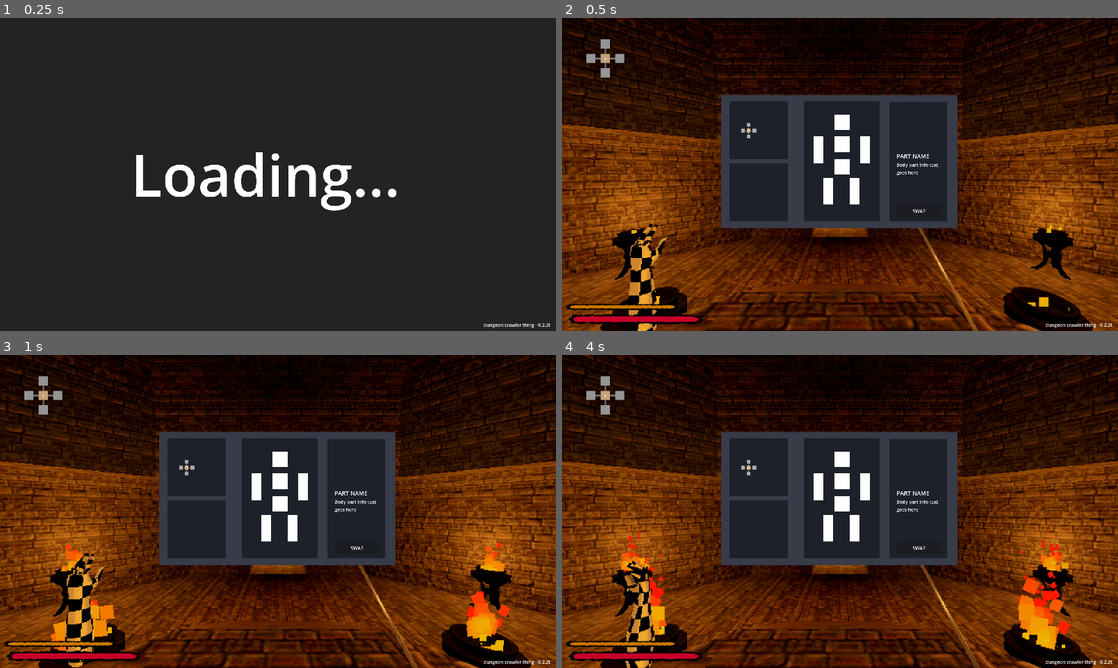
Above: before the commit, frames 1-4 (two rows, left to right).
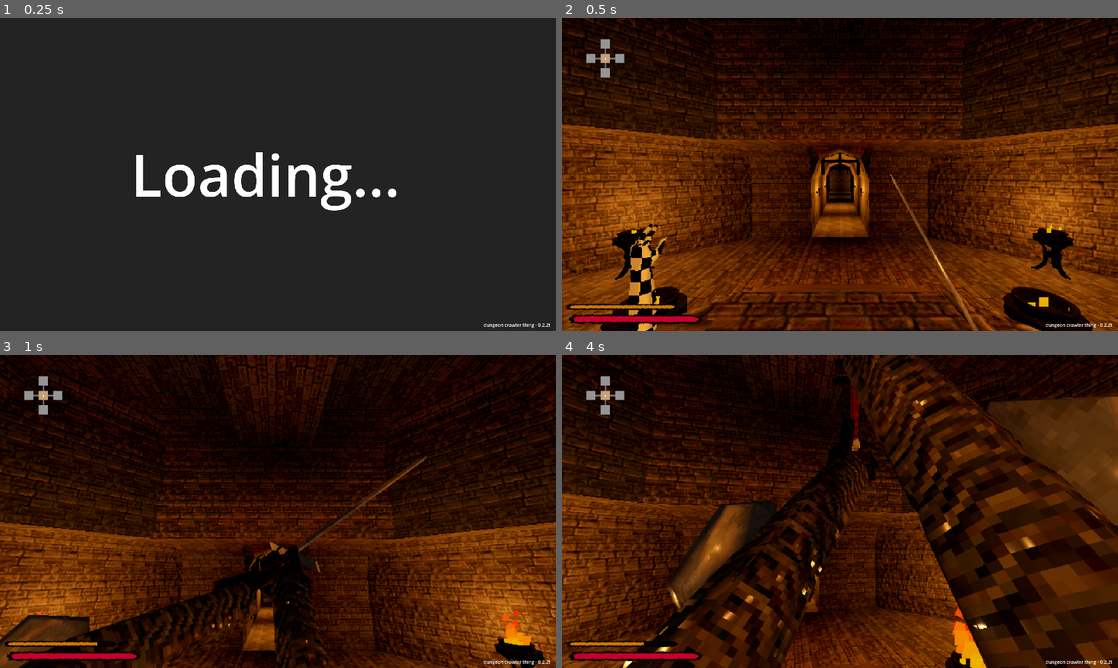
Above: after the commit, the same moments.

Repository: coat-soup/godot-wild-jam-77
Game: Godot game, scene res://levels/resolution_test.tscn
The game is run twice, just before and just after one commit, with the same random seed, the same clock (stepped at 60 frames per second) and the same inputs.
Inputs (mouse positions are in pixels of both pictures, inside the frame that each line leads up to):
- Up to frame 1 (0.25 s): no input
- Up to frame 2 (0.5 s): no input
- Up to frame 3 (1 s): click (278, 458) at 0.52 s
- Up to frame 4 (4 s): click (840, 480) at 1.27 s; click (840, 505) at 2.02 s; click (817, 486) at 2.77 s; click (867, 486) at 3.52 s

Frame 1 is identical in both runs. In frame 2, 18% of the frame differs, in the area x 28-72%, y 24-68%; in frame 3, 62%; in frame 4, 65%, in the area x 0-100%, y 0-100%.

Commit message:
body part stat modification system

Diff:
--- a/body_parts/scenes/restful_lead.tscn
+++ b/body_parts/scenes/restful_lead.tscn
@@ -1,7 +1,7 @@
 [gd_scene load_steps=8 format=3 uid="uid://c4xhh4s3ovdlp"]
 
 [ext_resource type="PackedScene" uid="uid://6r3csufkllce" path="res://body_parts/models/RestfulLead.glb" id="1_yt8id"]
-[ext_resource type="Script" path="res://body_parts/scripts/BodyPart.gd" id="2_4wboe"]
+[ext_resource type="Script" path="res://body_parts/scripts/RestfulLead.gd" id="2_hr5pb"]
 [ext_resource type="Texture2D" uid="uid://bhy4cvuilgnwg" path="res://body_parts/textures/restful_lead.png" id="2_rlb4d"]
 [ext_resource type="Texture2D" uid="uid://8bjy6mwytafq" path="res://body_parts/icons/restful_lead.png" id="3_sijfp"]
 [ext_resource type="Script" path="res://system/generic_components/Interactable.gd" id="4_diy88"]
@@ -17,8 +17,12 @@
 height = 1.19858
 
 [node name="RestfulLead" instance=ExtResource("1_yt8id")]
-script = ExtResource("2_4wboe")
+script = ExtResource("2_hr5pb")
+damage_mul = 1.3
+attack_speed_mul = 0.7
 item_name = "Restful Lead"
+item_description = "Damage +
+Attack speed -"
 body_slot = 3
 icon = ExtResource("3_sijfp")
 
--- a/body_parts/scripts/BodyPart.gd
+++ b/body_parts/scripts/BodyPart.gd
@@ -4,6 +4,7 @@
 enum BodySlotType {FACE, LUNGS, HEART, ARM, LEG}
 
 @export var item_name : String
+@export_multiline var item_description: String
 @export var body_slot : BodySlotType
 @export var icon : Texture
 
@@ -12,7 +13,12 @@
 
 var menu : Menu
 
+var player : Player
+
+
 func _ready() -> void:
+	player = get_tree().get_first_node_in_group("player")
+
 	start_pos = position
 
 	menu = get_tree().get_first_node_in_group("HUD").get_node("Menu") as Menu
@@ -30,5 +36,16 @@
 	var amplitude = 0.2
 	position.y = start_pos.y + sin(hover_pos) * amplitude + amplitude
 
+
 func try_equip():
 	menu.pick_part(self)
+
+
+func on_equip():
+	pass
+
+
+func on_drop(pos: Vector3):
+	start_pos = pos
+	start_pos.y -= 1
+	pass
--- /dev/null
+++ b/body_parts/scripts/RestfulLead.gd
@@ -0,0 +1,14 @@
+extends BodyPart
+
+@export var damage_mul : float
+@export var attack_speed_mul : float
+
+func on_equip():
+	player.arms.damage *= damage_mul
+	player.arms.set_attack_speed(player.arms.attack_speed * attack_speed_mul)
+
+func on_drop(pos: Vector3):
+	player.arms.damage /= damage_mul
+	player.arms.set_attack_speed(player.arms.attack_speed / attack_speed_mul)
+
+	super.on_drop(pos)
--- a/player/PlayerHUD.gd
+++ b/player/PlayerHUD.gd
@@ -104,10 +104,12 @@
 	if in_menu:
 		menu.show()
 		Input.mouse_mode = Input.MOUSE_MODE_CONFINED
+		menu.evaluate_swap_button()
 		clear_interact_text()
 	else:
 		menu.hide()
 		Input.mouse_mode = Input.MOUSE_MODE_CAPTURED
+		menu.picking_part = null
 		menu.clear_display()
 
 
--- a/player/scripts/Arms.gd
+++ b/player/scripts/Arms.gd
@@ -12,7 +12,7 @@
 @onready var ap: AnimationPlayer = $AnimationPlayer
 @onready var at: AnimationTree = $AnimationTree
 
-@export var damage : int = 30
+@export var damage : float = 30
 @export var attack_speed : float = 1
 
 var blocking : bool = false
--- a/player/scripts/Player.gd
+++ b/player/scripts/Player.gd
@@ -46,7 +46,7 @@
 	Input.set_mouse_mode(Input.MOUSE_MODE_CAPTURED)
 
 func _input(event: InputEvent) -> void:
-	if event.is_action_pressed("interact") and interact_object:
+	if event.is_action_pressed("interact") and interact_object and !HUD.in_menu:
 		interact_object.interact()
 
 	if event.is_action_pressed("attack"):
@@ -151,6 +151,7 @@
 
 func try_interact():
 	if HUD.in_menu:
+		interact_object = null
 		return
 
 	var space_state = get_world_3d().direct_space_state
--- a/system/generic_components/Health.gd
+++ b/system/generic_components/Health.gd
@@ -8,13 +8,13 @@
 
 @onready var parent : Node3D = get_parent()
 
-@export var max_health : int = 100
-var cur_health : int
+@export var max_health : float = 100
+var cur_health : float
 
 func _ready() -> void:
 	cur_health = max_health
 
-func take_damage(amount : int, source : Node3D):
+func take_damage(amount : float, source : Node3D):
 	cur_health -= amount
 	took_damage.emit(amount, source)
 
--- a/system/generic_components/Health_Player.gd
+++ b/system/generic_components/Health_Player.gd
@@ -7,7 +7,7 @@
 
 signal successful_block
 
-func take_damage(amount : int, source : Node3D):
+func take_damage(amount : float, source : Node3D):
 	if arms.blocking:
 		print("ANGLE: ", rad_to_deg((-arms.global_basis.z).angle_to(source.global_position - arms.global_position)))
 		if rad_to_deg((-arms.global_basis.z).angle_to(source.global_position - arms.global_position)) < 45:
--- a/ui/scenes/ui.tscn
+++ b/ui/scenes/ui.tscn
@@ -100,6 +100,8 @@
 "RESET": SubResource("Animation_wlgi6"),
 "stamina_alert_anim": SubResource("Animation_xmls8")
 }
+
+[sub_resource type="StyleBoxEmpty" id="StyleBoxEmpty_tykbe"]
 
 [node name="UI" type="Control" groups=["HUD"]]
 layout_mode = 3
@@ -215,6 +217,7 @@
 vertical_alignment = 1
 
 [node name="Menu" type="Control" parent="."]
+visible = false
 anchors_preset = 0
 offset_left = 561.0
 offset_top = 182.0
@@ -253,11 +256,6 @@
 offset_bottom = 99.0
 expand_mode = 2
 
-[node name="ColorRect" type="ColorRect" parent="Menu/MenuBackground/SlotsBackground/Head"]
-layout_mode = 0
-offset_right = 53.0
-offset_bottom = 53.0
-
 [node name="Lungs" type="Button" parent="Menu/MenuBackground/SlotsBackground"]
 layout_mode = 0
 offset_left = 104.0
@@ -272,10 +270,6 @@
 offset_bottom = 94.0
 expand_mode = 2
 
-[node name="ColorRect" type="ColorRect" parent="Menu/MenuBackground/SlotsBackground/Lungs"]
-offset_right = 53.0
-offset_bottom = 53.0
-
 [node name="Heart" type="Button" parent="Menu/MenuBackground/SlotsBackground"]
 layout_mode = 0
 offset_left = 104.0
@@ -289,10 +283,6 @@
 offset_right = 93.0
 offset_bottom = 93.0
 expand_mode = 2
-
-[node name="ColorRect" type="ColorRect" parent="Menu/MenuBackground/SlotsBackground/Heart"]
-offset_right = 53.0
-offset_bottom = 53.0
 
 [node name="Arm1" type="Button" parent="Menu/MenuBackground/SlotsBackground"]
 layout_mode = 0
@@ -309,10 +299,6 @@
 rotation = 3.14159
 expand_mode = 2
 
-[node name="ColorRect" type="ColorRect" parent="Menu/MenuBackground/SlotsBackground/Arm1"]
-offset_right = 34.0
-offset_bottom = 92.0
-
 [node name="Arm2" type="Button" parent="Menu/MenuBackground/SlotsBackground"]
 layout_mode = 0
 offset_left = 194.0
@@ -328,10 +314,6 @@
 rotation = 3.14159
 expand_mode = 2
 
-[node name="ColorRect" type="ColorRect" parent="Menu/MenuBackground/SlotsBackground/Arm2"]
-offset_right = 34.0
-offset_bottom = 92.0
-
 [node name="Leg1" type="Button" parent="Menu/MenuBackground/SlotsBackground"]
 layout_mode = 0
 offset_left = 67.0
@@ -346,10 +328,6 @@
 offset_bottom = 109.0
 expand_mode = 2
 
-[node name="ColorRect" type="ColorRect" parent="Menu/MenuBackground/SlotsBackground/Leg1"]
-offset_right = 34.0
-offset_bottom = 92.0
-
 [node name="Leg2" type="Button" parent="Menu/MenuBackground/SlotsBackground"]
 layout_mode = 0
 offset_left = 157.0
@@ -363,10 +341,6 @@
 offset_right = 83.0
 offset_bottom = 109.0
 expand_mode = 2
-
-[node name="ColorRect" type="ColorRect" parent="Menu/MenuBackground/SlotsBackground/Leg2"]
-offset_right = 34.0
-offset_bottom = 92.0
 
 [node name="MapBackground" type="ColorRect" parent="Menu/MenuBackground"]
 layout_mode = 0
@@ -434,11 +408,13 @@
 offset_top = 353.0
 offset_right = 180.0
 offset_bottom = 403.0
+theme_override_styles/focus = SubResource("StyleBoxEmpty_tykbe")
+disabled = true
 
 [node name="Label" type="Label" parent="Menu/MenuBackground/DisplayBackground/SwapButton"]
 offset_right = 154.0
 offset_bottom = 50.0
-text = "SWAP"
+text = "NO SELECTION"
 horizontal_alignment = 1
 vertical_alignment = 1
 
--- a/ui/scripts/Menu.gd
+++ b/ui/scripts/Menu.gd
@@ -27,9 +27,15 @@
 	picking_part = part
 	if !ui.in_menu:
 		ui.toggle_menu()
+	set_display(part)
+
+
+func set_display(part: BodyPart):
 	display_icon.texture = part.icon
 	$MenuBackground/DisplayBackground/TitleText.text = part.item_name
+	$MenuBackground/DisplayBackground/InfoText.text = part.item_description
 	display_valid_slots()
+
 
 func clear_display():
 	selected_slot = -1
@@ -37,36 +43,78 @@
 	title_text.text = ""
 	info_text.text = ""
 
+	evaluate_swap_button()
 	display_valid_slots()
 
+
 func slot_pressed(index: int):
-	print("pressed ", index)
 	selected_slot = index
+	evaluate_swap_button()
+
+
+func evaluate_swap_button():
+	if selected_slot >= 0 and picking_part and get_slot_type(selected_slot) != picking_part.body_slot:
+		swap_button.disabled = true
+		swap_button.get_child(0).text = "WRONG SLOT"
+	elif selected_slot >= 0 and equipped_parts[selected_slot] and picking_part:
+		swap_button.disabled = false
+		swap_button.get_child(0).text = "SWAP"
+	elif selected_slot >= 0 and equipped_parts[selected_slot] and !picking_part:
+		swap_button.disabled = false
+		set_display(equipped_parts[selected_slot])
+		swap_button.get_child(0).text = "DROP"
+	elif selected_slot >= 0 and picking_part:
+		swap_button.disabled = false
+		swap_button.get_child(0).text = "EQUIP"
+	else:
+		swap_button.disabled = true
+		swap_button.get_child(0).text = "NO SELECTION"
+
+
 
 func swap_pressed():
-	var old_part: BodyPart = null
+	# if swapping
 	if picking_part != null and selected_slot >= 0:
+		if get_slot_type(selected_slot) != picking_part.body_slot:
+			ui.show_prompt("This item can only go in a " + BodyPart.BodySlotType.keys()[picking_part.body_slot] + " slot.")
+			return
+
+		var old_part: BodyPart = null
+
 		old_part = equipped_parts[selected_slot]
 		drop_part(selected_slot)
 		equip_part(picking_part, selected_slot)
-	picking_part = null
 
-	if old_part:
-		pick_part(old_part)
-		print("repicking ", old_part)
-	else:
+		picking_part = null
+
+		if old_part:
+			pick_part(old_part)
+			print("repicking ", old_part)
+		else:
+			clear_display()
+	elif picking_part == null and selected_slot >= 0:
+		drop_part(selected_slot)
 		clear_display()
+
 
 func drop_part(index: int):
 	if equipped_parts[index]:
+		equipped_parts[index].on_drop(ui.player.global_position)
+		equipped_parts[index].global_position = ui.player.global_position
 		get_icon(index).texture = null
 		equipped_parts[index] = null
+
 
 func equip_part(part: BodyPart, index:int):
 	if equipped_parts[index] != null:
 		drop_part(index)
 	get_icon(index).texture = part.icon
 	equipped_parts[index] = part
+
+	part.global_position = Vector3(0,-100,0)
+
+	part.on_equip()
+
 
 func get_icon(index: int) -> TextureRect:
 	if index < 0 or index > 6:
@@ -77,15 +125,12 @@
 
 func display_valid_slots():
 	for i in range(7):
-		var color = Color(randf(), randf(), randf())
-		(slots_holder.get_child(i) as Button).add_theme_stylebox_override("normal", preload("res://ui/style_box_valid_slot.tres"))
-		#return
-		if picking_part:
-			print("slot type ", get_slot_type(i), " part type: ", picking_part.body_slot)
 		if picking_part and get_slot_type(i) == picking_part.body_slot:
-			color = valid_slot_color
-			print("setting color")
-		((slots_holder.get_child(i) as Button).get_theme_stylebox("normal") as StyleBoxFlat).bg_color = color
+			(slots_holder.get_child(i) as Button).add_theme_stylebox_override("normal", preload("res://ui/style_box_valid_slot.tres"))
+			(slots_holder.get_child(i) as Button).add_theme_stylebox_override("hover", preload("res://ui/style_box_valid_slot_hover.tres"))
+		else:
+			(slots_holder.get_child(i) as Button).remove_theme_stylebox_override("normal")
+			(slots_holder.get_child(i) as Button).remove_theme_stylebox_override("hover")
 
 
 
--- a/ui/style_box_valid_slot.tres
+++ b/ui/style_box_valid_slot.tres
@@ -1,3 +1,4 @@
 [gd_resource type="StyleBoxFlat" format=3 uid="uid://c0cujccvqofle"]
 
 [resource]
+bg_color = Color(0.274229, 0.34037, 0.201179, 1)
--- /dev/null
+++ b/ui/style_box_valid_slot_hover.tres
@@ -0,0 +1,4 @@
+[gd_resource type="StyleBoxFlat" format=3 uid="uid://daawtxlevwhw6"]
+
+[resource]
+bg_color = Color(0.444217, 0.538986, 0.33977, 1)
Not shown: 1 places in ui/scenes/ui.tscn that only renumber resources
